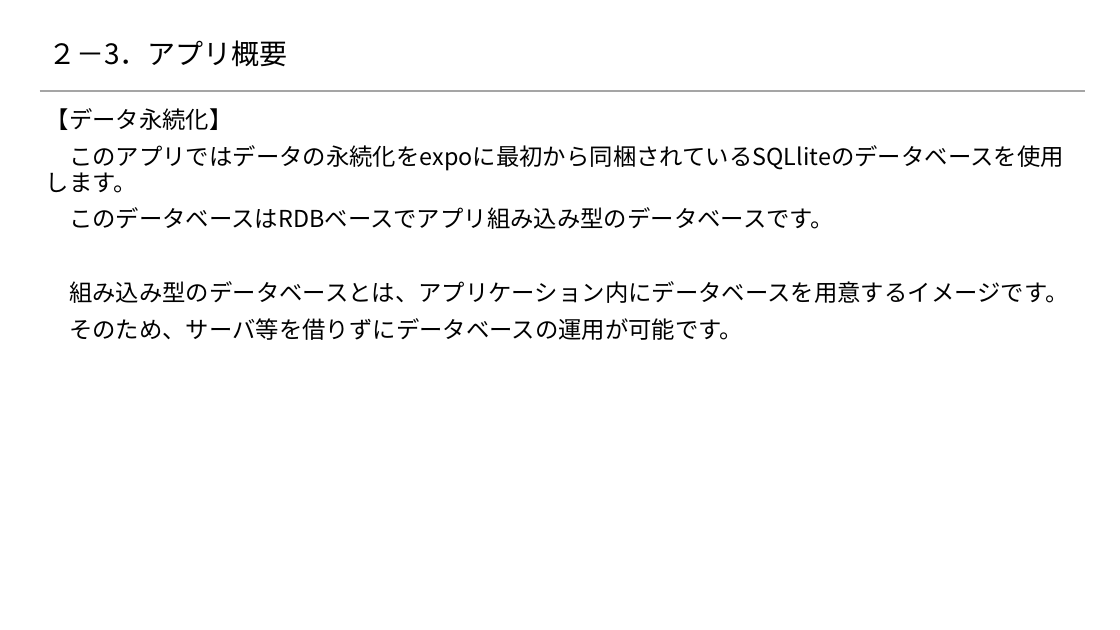
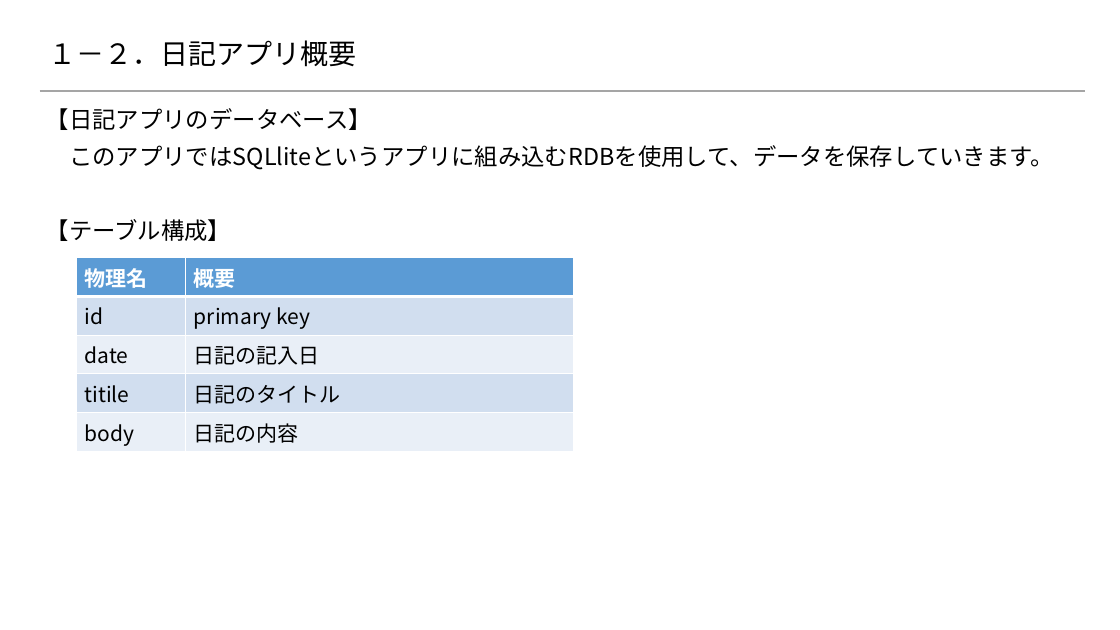
Before and after one commit to 2018SYSTEMI34/diary, a slide deck: slide 5 of doc/02_SlideShare/01.ネタ/4_スマホアプリ開発/dairy.pptx (slide 10 before the commit). Drawn at 1120x630 pixels with LibreOffice and Linux fonts; fonts in the diff are those of the drawing; background and template pictures are left out. Boxes give left, top, right and bottom in pixels: in the first picture for what was removed or moved away, otherwise in the second. Text is boxed around its words. In the diff, an @@ line names an element or a change of style, - is before the commit and + after.

```diff
--- a/doc/02_SlideShare/01.ネタ/4_スマホアプリ開発/dairy.pptx
+++ b/doc/02_SlideShare/01.ネタ/4_スマホアプリ開発/dairy.pptx
@@ title at (48, 40, 356, 67): text changed @@
-２－3．アプリ概要
+１－２．日記アプリ概要
@@ text at (46, 108, 1054, 241): text changed @@
-【データ永続化】
-このアプリではデータの永続化をexpoに最初から同梱されているSQLliteのデータベースを使用します。
-このデータベースはRDBベースでアプリ組み込み型のデータベースです。
-組み込み型のデータベースとは、アプリケーション内にデータベースを用意するイメージです。
-そのため、サーバ等を借りずにデータベースの運用が可能です。
+【日記アプリのデータベース】
+このアプリではSQLliteというアプリに組み込むRDBを使用して、データを保存していきます。
+【テーブル構成】
@@ table added at (76, 258, 574, 450), 5 rows, 2 columns @@
+物理名 | 概要
+id | primary key
+date | 日記の記入日
+titile | 日記のタイトル
+body | 日記の内容
```
Also in this commit, not shown: 7 other slides changed, 10 slides added, 1 slide removed.
